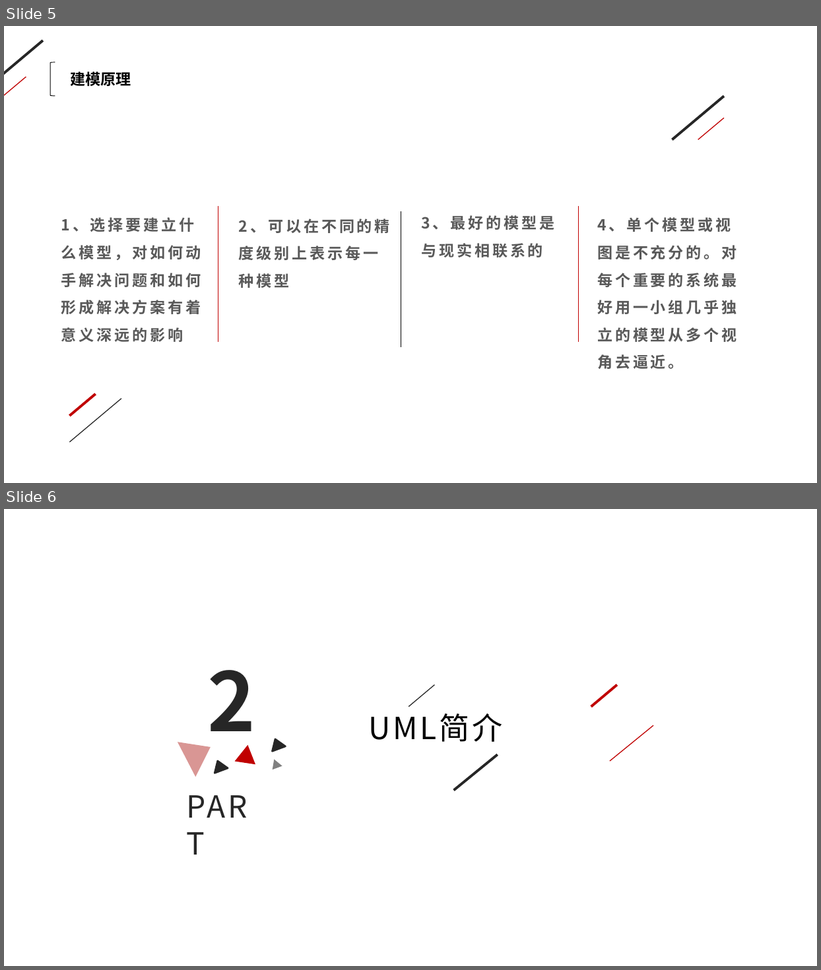
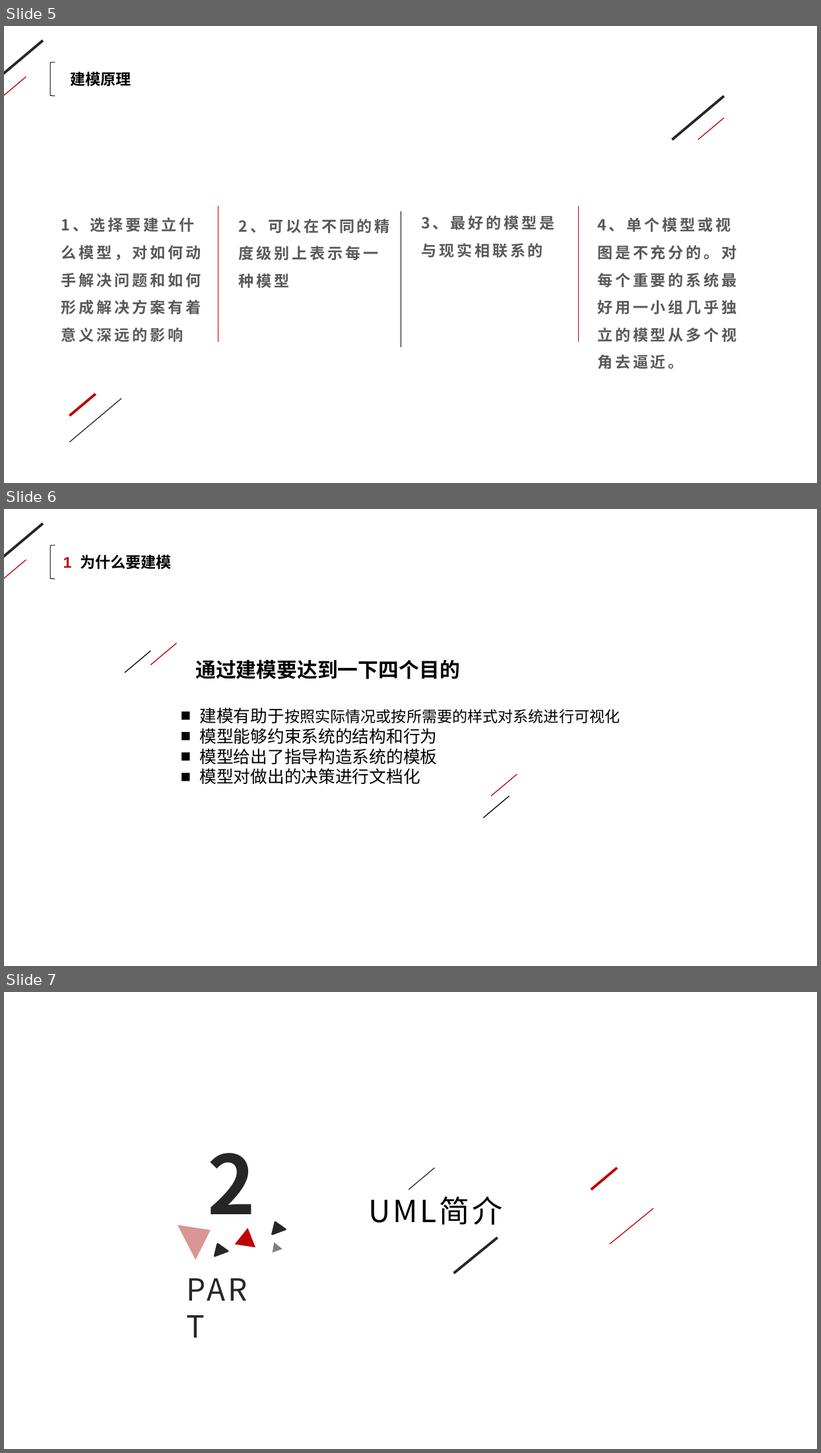
Before and after one commit to moritashin/PRD2017-09, a slide deck: ppt/UML概述ppt.pptx. Shown one above the other, each under a label of ours: slides 5 and 6 before the commit, slides 5, 6 and 7 after it. The pictures are 821x970 and 821x1453 pixels, drawn with LibreOffice and Linux fonts; fonts in the diff are those of the drawing. Boxes give left, top, right and bottom in pixels: in the first picture for what was removed or moved away, otherwise in the second. Text is boxed around its words. In the diff, an @@ line names an element or a change of style, - is before the commit and + after.

```diff
--- a/ppt/UML概述ppt.pptx
+++ b/ppt/UML概述ppt.pptx
@@ slide 6 added at <box>4,509,817,966</box>, background #FFFFFF @@
@@ line added from (43, 524) to (4, 567), #262626 3 pt @@
@@ left bracket added at <box>50,545,55,578</box>, outline #000000 0.75 pt @@
@@ line added from (26, 560) to (4, 582), #C00000 1 pt @@
@@ text added at <box>63,555,172,569</box>, 18 pt, text #000000, bold @@
+1 为什么要建模
@@ line added from (177, 643) to (151, 665), #C00000 1 pt @@
@@ line added from (151, 651) to (125, 673), #000000 1 pt @@
@@ text added at <box>195,659,459,679</box>, 24 pt, text #000000, bold @@
+通过建模要达到一下四个目的
@@ text added at <box>200,708,620,784</box>, 20 pt, text #000000 @@
+■ 建模有助于按照实际情况或按所需要的样式对系统进行可视化
+■ 模型能够约束系统的结构和行为
+■ 模型给出了指导构造系统的模板
+■ 模型对做出的决策进行文档化
@@ line added from (517, 774) to (491, 796), #C00000 1 pt @@
@@ line added from (509, 796) to (483, 819), #000000 1 pt @@
@@ what was slide 6 is now slide 7 @@
```
Also in this commit, not shown: 6 slides changed, 1 slide removed, 6 other files.
